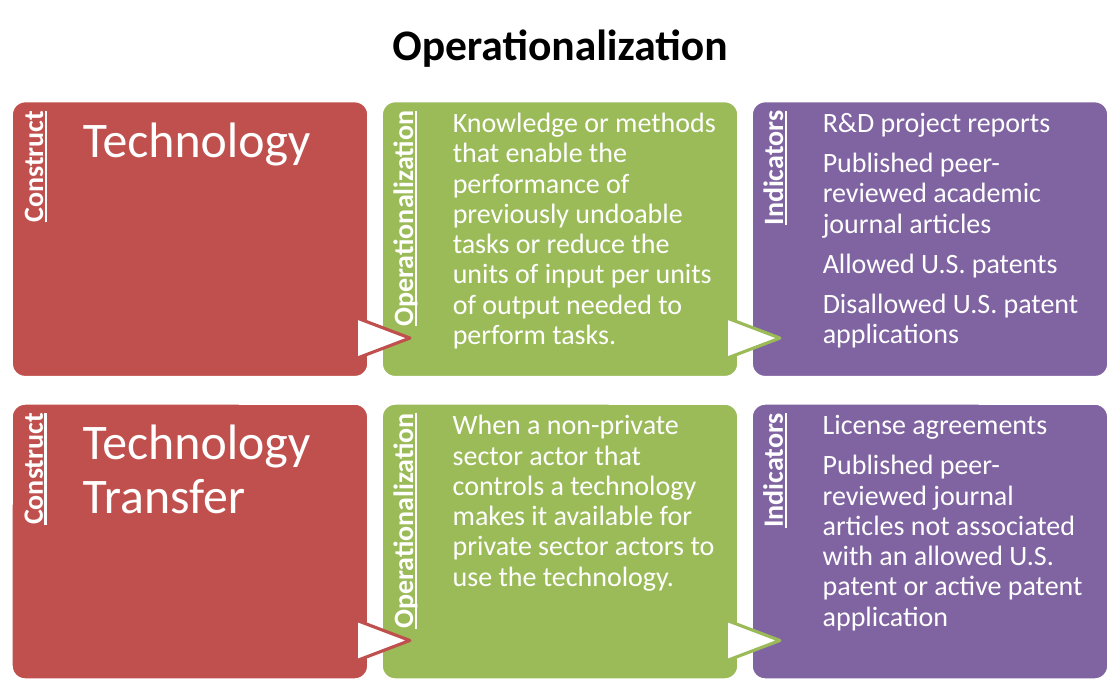
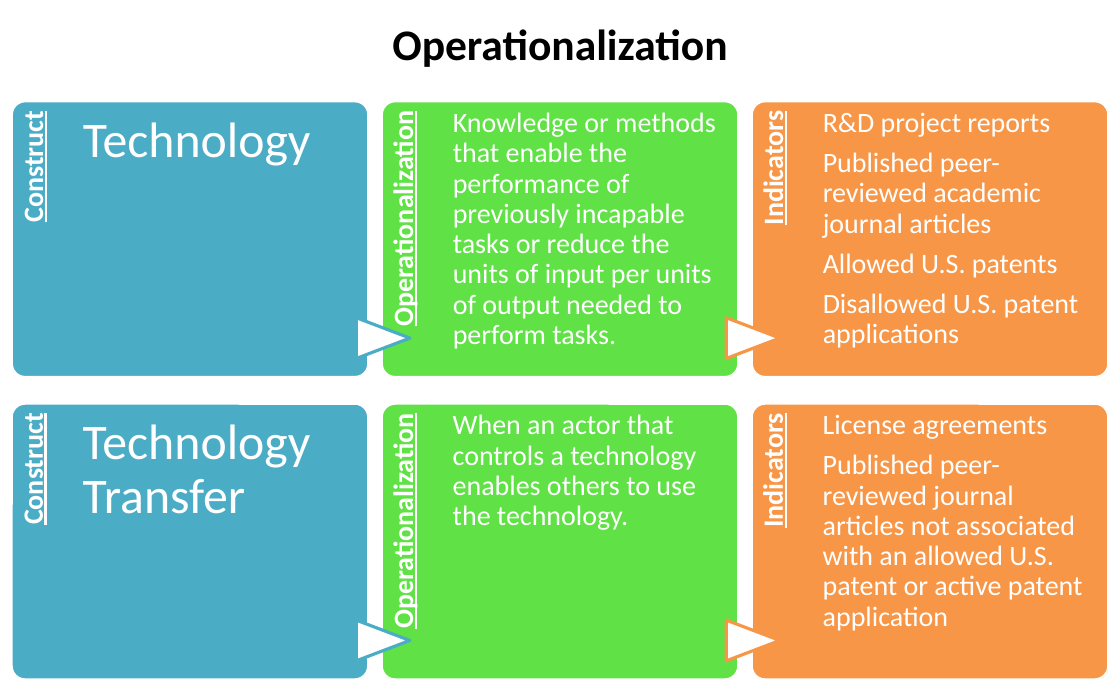
Before and after one commit to SLU-Courses-Townes/SOC5600, a slide deck: slide 19 of FinalProject/Presentation/Townes_SOC5600_FinalProject_Presentation.pptx (slide 17 before the commit). Drawn at 1120x700 pixels with LibreOffice and Linux fonts; fonts in the diff are those of the drawing. Boxes give left, top, right and bottom in pixels: in the first picture for what was removed or moved away, otherwise in the second. Text is boxed around its words. In the diff, an @@ line names an element or a change of style, - is before the commit and + after.

```diff
--- a/FinalProject/Presentation/Townes_SOC5600_FinalProject_Presentation.pptx
+++ b/FinalProject/Presentation/Townes_SOC5600_FinalProject_Presentation.pptx
@@ rounded rectangle at [11,101,368,377]: fill #C0504D to #4BACC6 @@
@@ rounded rectangle at [381,101,738,377]: fill #9BBB59 to #60E146 @@
@@ text at [453,112,716,349]: text changed @@
-Knowledge or methods that enable the performance of previously undoable tasks or reduce the units of input per units of output needed to perform tasks.
+Knowledge or methods that enable the performance of previously incapable tasks or reduce the units of input per units of output needed to perform tasks.
@@ rounded rectangle at [752,101,1109,377]: fill #8064A2 to #F79646 @@
@@ flow chart extract at [356,318,410,358]: outline #C0504D 2 pt to #4BACC6 2 pt @@
@@ flow chart extract at [726,318,780,358]: outline #9BBB59 2 pt to #F79646 2 pt @@
@@ rounded rectangle at [11,403,368,680]: fill #C0504D to #4BACC6 @@
@@ rounded rectangle at [381,403,738,680]: fill #9BBB59 to #60E146 @@
@@ text at [453,414,696,530]: text changed @@
-When a non-private sector actor that controls a technology makes it available for private sector actors to use the technology.
+When an actor that controls a technology enables others to use the technology.
@@ rounded rectangle at [752,403,1109,680]: fill #8064A2 to #F79646 @@
@@ flow chart extract at [356,620,410,661]: outline #C0504D 2 pt to #4BACC6 2 pt @@
@@ flow chart extract at [726,620,780,661]: outline #9BBB59 2 pt to #F79646 2 pt @@
```
Also in this commit, not shown: 15 other slides changed, 7 slides added, 1 slide removed.
